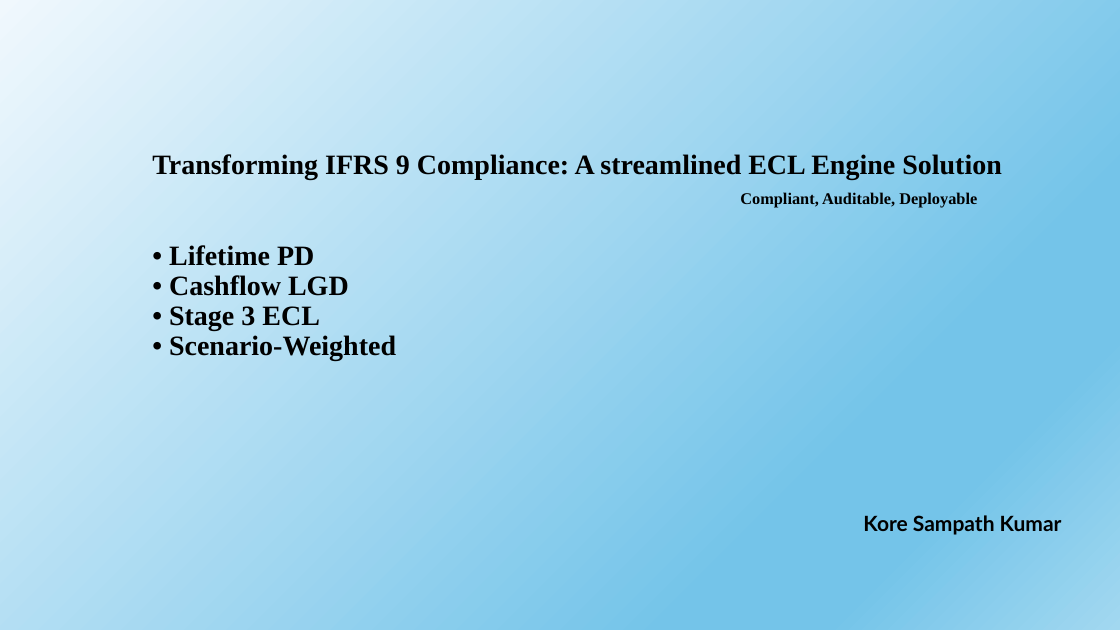
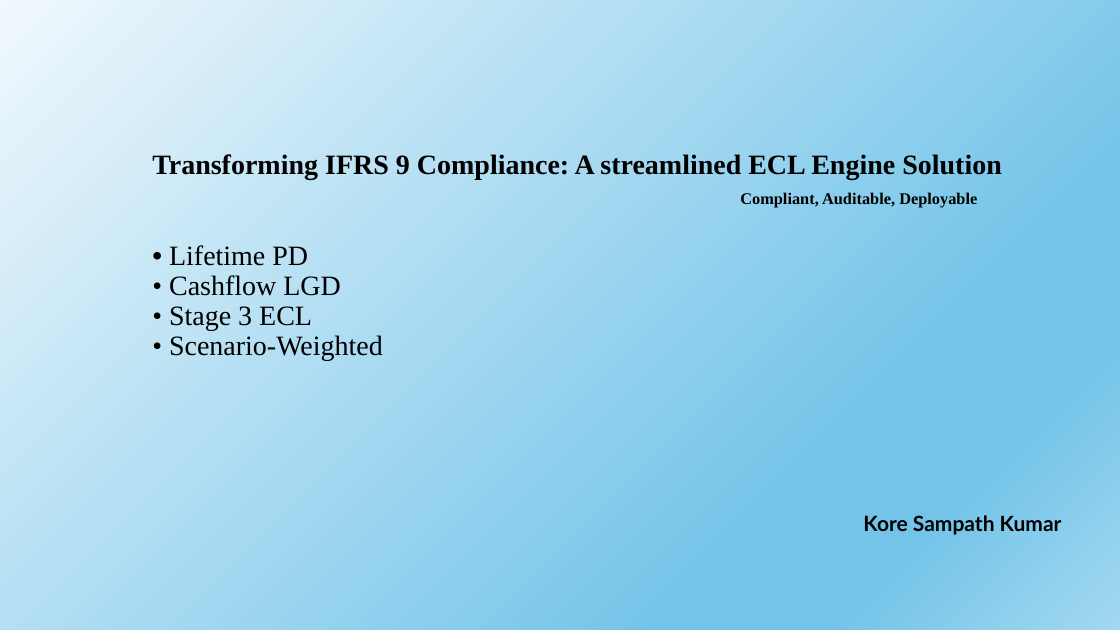
Before and after one commit to sampathkore4444/IFRS9-Engine, a slide deck: slide 1 of IFRS Engine.pptx. Drawn at 1120x630 pixels with LibreOffice and Linux fonts; fonts in the diff are those of the drawing. Boxes give left, top, right and bottom in pixels: in the first picture for what was removed or moved away, otherwise in the second. Text is boxed around its words. In the diff, an @@ line names an element or a change of style, - is before the commit and + after.

```diff
--- a/IFRS Engine.pptx
+++ b/IFRS Engine.pptx
@@ title "Transforming IFRS 9 Compliance: A ..." at bbox=[152, 154, 1002, 361]: bold off in "Lifetime PD • Cashflow LGD • Stage ..." @@
```
Also in this commit, not shown: 1 other slide changed.
